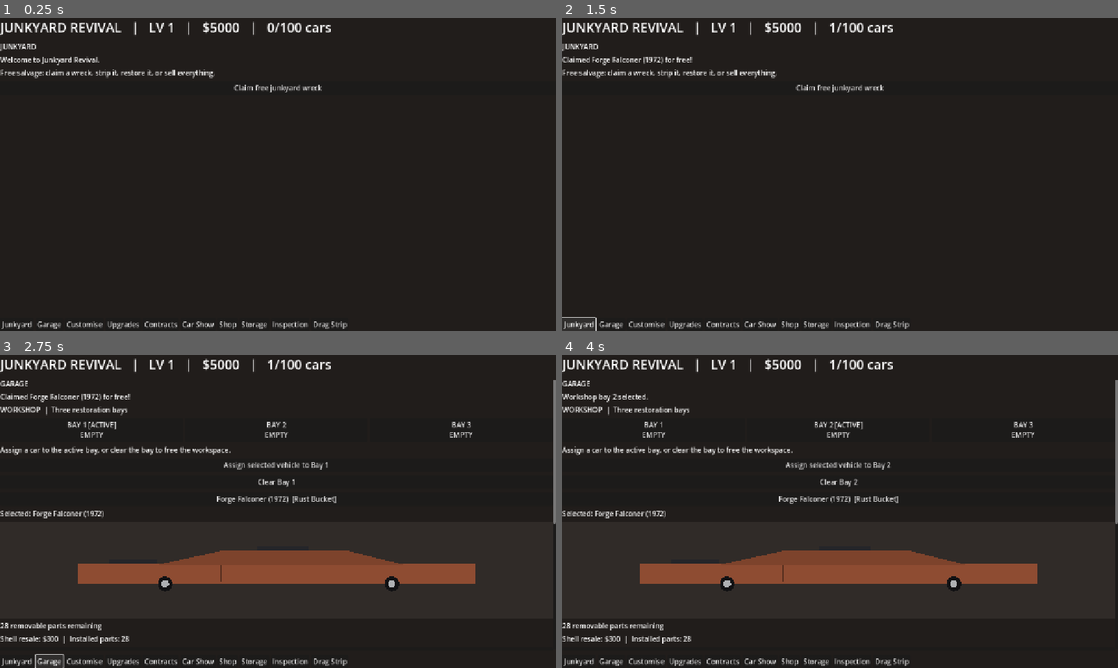
Above: before the commit, frames 1-4 (two rows, left to right).
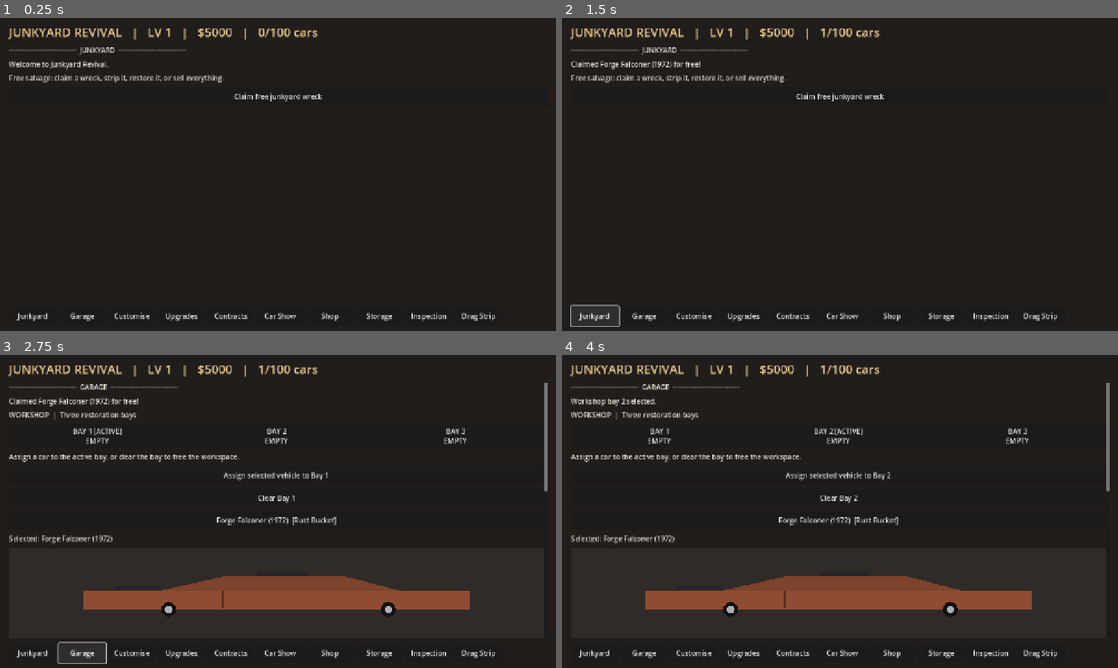
Above: after the commit, the same moments.

Repository: Paulliiee23/Junkyard-revival
Game: Godot game, scene res://scenes/main.tscn
Same seed, same stepped clock (60 frames per second), same inputs: the game is played once before the commit and once after it.
Inputs:
- Up to frame 1 (0.25 s): no input
- Up to frame 2 (1.5 s): click "Claim free junkyard wreck" at 0.5 s; click "Junkyard" at 1.25 s
- Up to frame 3 (2.75 s): click "Garage" at 2 s
- Up to frame 4 (4 s): click "BAY 1 [ACTIVE] EMPTY" at 2.75 s; click "BAY 2 EMPTY" at 3.5 s

The runs differ from the first frame. In frame 1, 4.6% of the frame differs, in the area x 0-89%, y 1-100%; in frame 2, 4.8%; in frame 3, 18%, in the area x 0-100%, y 1-100%; in frame 4, 18%.

Commit message:
Improve workshop readability and touch targets for landscape mobile

Diff:
--- a/scripts/main.gd
+++ b/scripts/main.gd
@@ -36,22 +36,28 @@
     root = VBoxContainer.new()
     root.set_anchors_and_offsets_preset(Control.PRESET_FULL_RECT)
     root.add_theme_constant_override("separation", 12)
+    root.offset_left = 20.0
+    root.offset_top = 12.0
+    root.offset_right = -20.0
+    root.offset_bottom = -12.0
     add_child(root)
     header = Label.new()
-    header.add_theme_font_size_override("font_size", 30)
+    header.add_theme_font_size_override("font_size", 28)
+    header.add_theme_color_override("font_color", Color("#e9c98b"))
     root.add_child(header)
     var scroll := ScrollContainer.new()
     scroll.size_flags_vertical = Control.SIZE_EXPAND_FILL
     root.add_child(scroll)
     body = VBoxContainer.new()
     body.size_flags_horizontal = Control.SIZE_EXPAND_FILL
-    body.add_theme_constant_override("separation", 8)
+    body.add_theme_constant_override("separation", 10)
     scroll.add_child(body)
     var nav := HFlowContainer.new()
     root.add_child(nav)
     for i in range(TABS.size()):
         var button := Button.new()
         button.text = TABS[i]
+        button.custom_minimum_size = Vector2(110, 46)
         button.pressed.connect(_change_tab.bind(i))
         nav.add_child(button)
 
@@ -59,11 +65,13 @@
     var label := Label.new()
     label.text = value
     label.autowrap_mode = TextServer.AUTOWRAP_WORD_SMART
+    label.add_theme_color_override("font_color", Color("#e8dfd3"))
     body.add_child(label)
 
 func _button(title: String, callback: Callable) -> void:
     var button := Button.new()
     button.text = title
+    button.custom_minimum_size.y = 42
     button.pressed.connect(callback)
     body.add_child(button)
 
@@ -72,7 +80,7 @@
     for child in body.get_children():
         body.remove_child(child)
         child.queue_free()
-    _label(TABS[current_tab].to_upper())
+    _label("────────────────  %s  ────────────────" % TABS[current_tab].to_upper())
     _label(status)
     if current_tab == 7 and cars.is_empty():
         _label("No vehicles in storage yet. Spare parts can still be managed below.")
